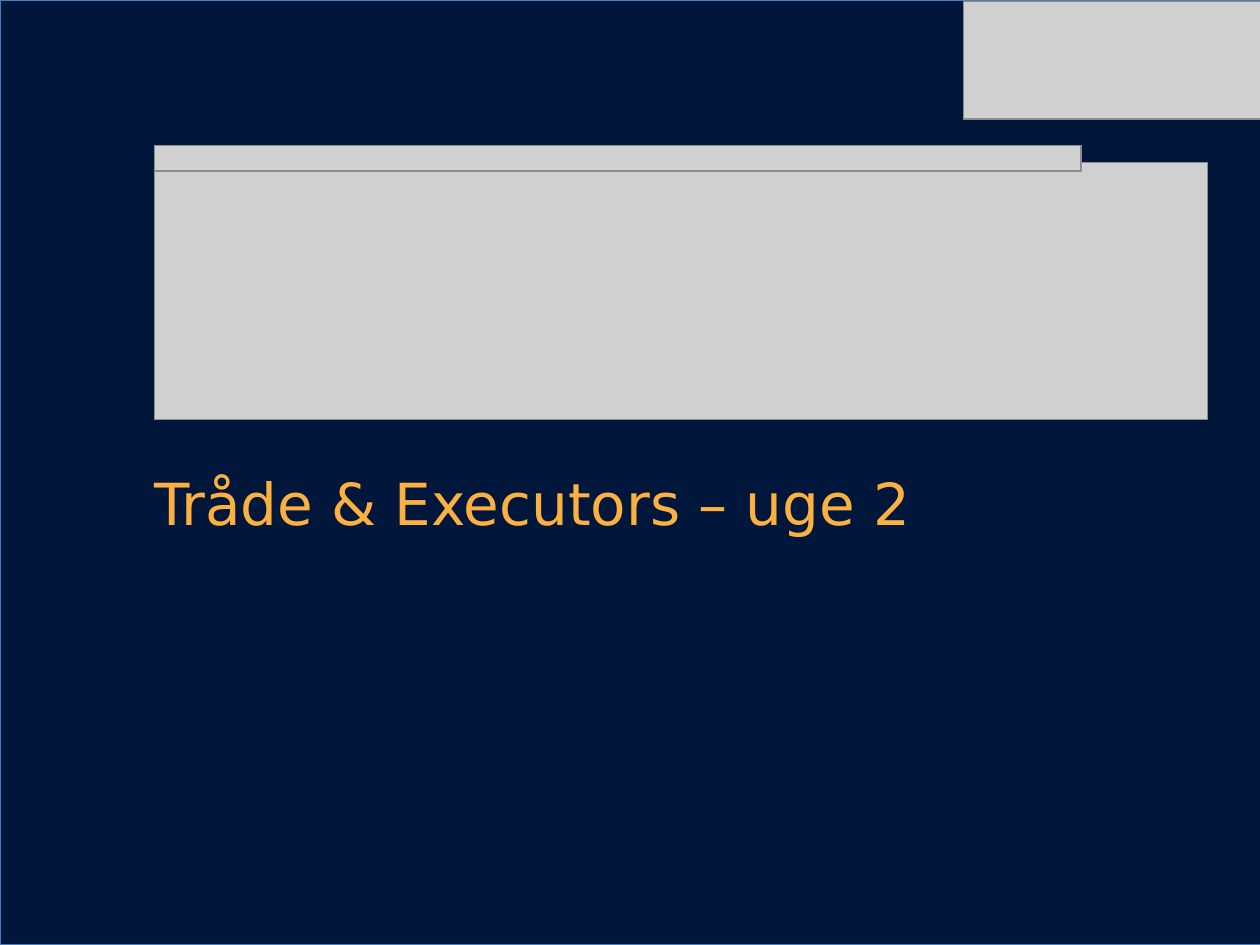
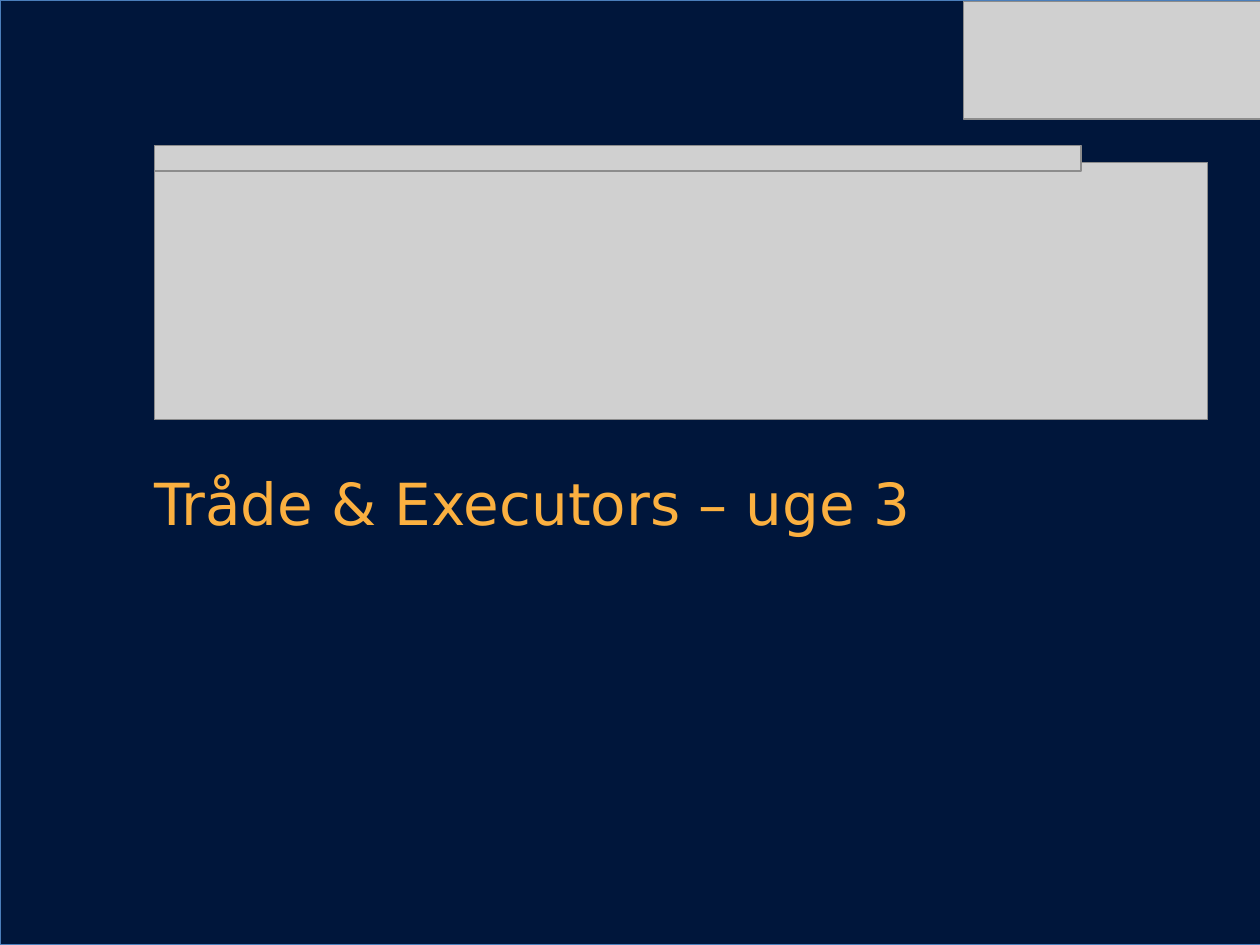
Before and after one commit to dat2Cph/content, a slide deck: slide 1 of threads/threads.pptx. Drawn at 1260x945 pixels with LibreOffice and Linux fonts; fonts in the diff are those of the drawing; grey boxes stand for pictures; background and template pictures are left out. Boxes give left, top, right and bottom in pixels: in the first picture for what was removed or moved away, otherwise in the second. Text is boxed around its words. In the diff, an @@ line names an element or a change of style, - is before the commit and + after.

```diff
--- a/threads/threads.pptx
+++ b/threads/threads.pptx
@@ text at (154, 478, 910, 537): text changed @@
-Tråde & Executors – uge 2
+Tråde & Executors – uge 3
```
Also in this commit, not shown: 3 other slides changed, 2 other files.
